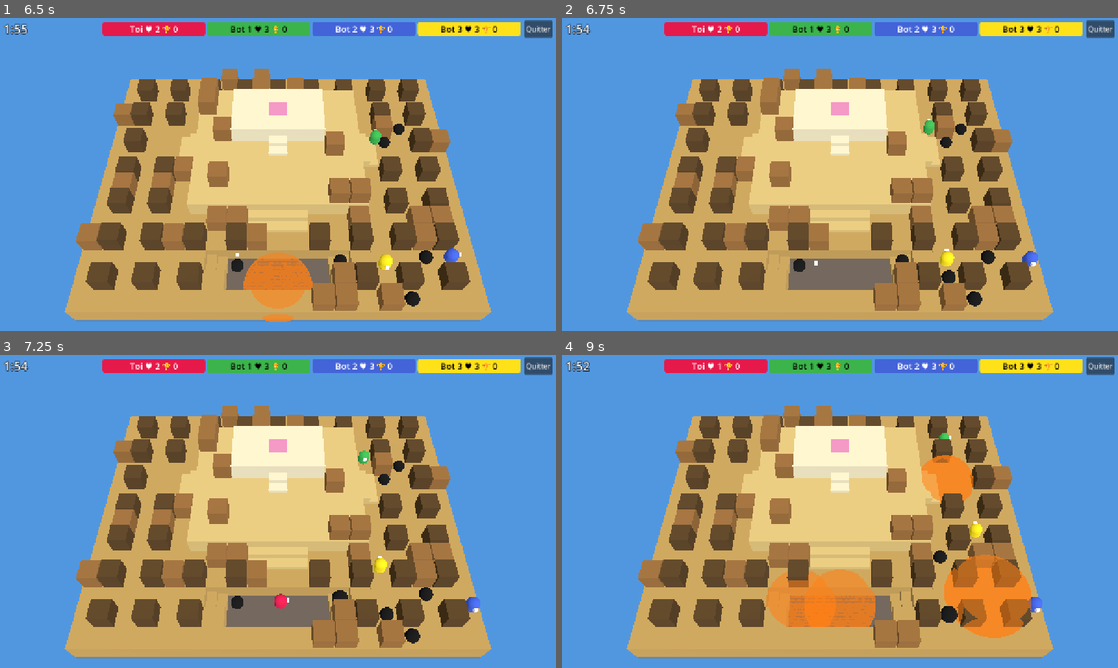
Above: before the commit, frames 1-4 (two rows, left to right).
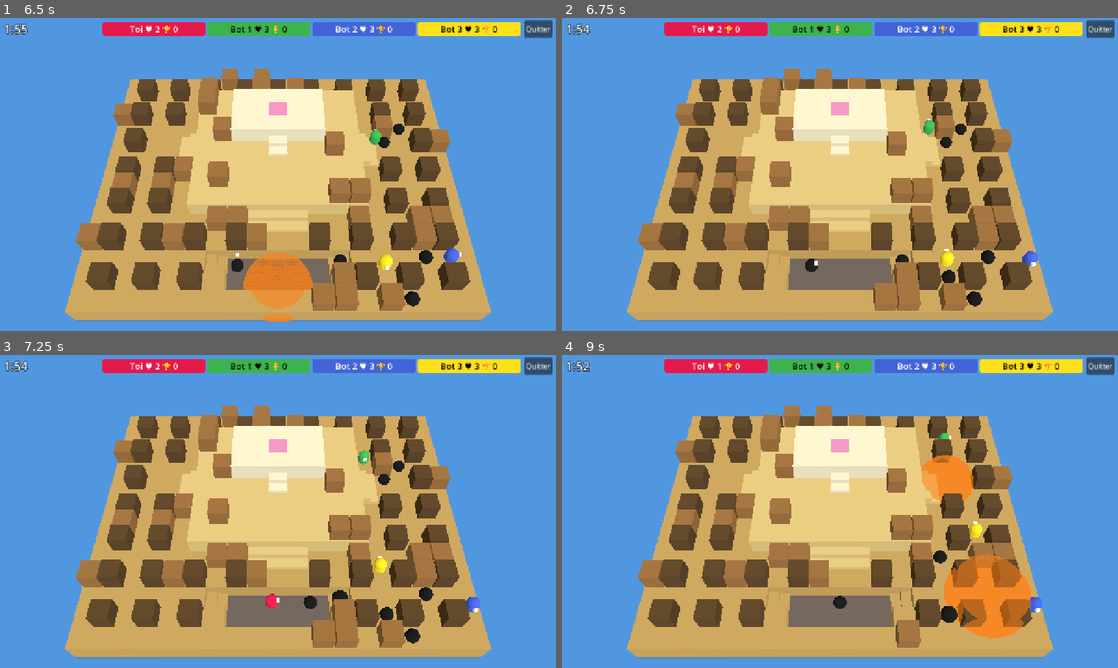
Above: after the commit, the same moments.

Repository: PaulDoazan/bomberman
Game: Godot game, scene res://src/ui/settings_screen.tscn
The game is run twice, just before and just after one commit, with the same random seed, the same clock (stepped at 60 frames per second) and the same inputs.
Inputs (mouse positions are in pixels of both pictures, inside the frame that each line leads up to):
- Up to frame 1 (6.5 s): click "Jouer" at 0.5 s; move the mouse to (250, 237) at 1.27 s; hold Space (place_bomb) 1.28-2.03 s; hold Up (move_up) 1.28-2.78 s; click (250, 237) at 1.42 s; move the mouse to (444, 221) at 2.02 s; right-click (444, 221) at 2.1 s; tap Space (place_bomb) at 2.3, 3.05, 3.6, 5.3, 6.05 s; move the mouse to (111, 127) at 2.77 s; press the mouse at (111, 127) at 2.78 s; hold Left (move_left) 2.78-4.28 s; move the mouse to (305, 174) at 3.52 s; release the mouse at (305, 174) at 3.53 s; click (305, 174) at 3.67 s; move the mouse to (194, 96) at 4.27 s; hold Down (move_down) 4.28-5.03 s; hold Space (place_bomb) 4.28-5.03 s; move the mouse to (400, 158) at 5.02 s; hold Right (move_right) 5.03-5.78 s; right-click (400, 158) at 5.1 s; move the mouse to (166, 190) at 5.77 s; press the mouse at (166, 190) at 5.78 s; hold Up (move_up) from 5.78 s (still down)
- Up to frame 2 (6.75 s): move the mouse to (895, 105) at 6.52 s; release Up (move_up) at 6.53 s; release the mouse at (895, 105) at 6.53 s; hold Right (move_right) from 6.53 s (still down); tap Space (place_bomb) at 6.6 s
- Up to frame 3 (7.25 s): keep holding Right (move_right)
- Up to frame 4 (9 s): move the mouse to (812, 574) at 7.27 s; hold Space (place_bomb) 7.28-8.03 s; move the mouse to (1006, 558) at 8.02 s; right-click (1006, 558) at 8.1 s; click (1006, 558) at 8.17 s; tap Space (place_bomb) at 8.3 s; move the mouse to (673, 464) at 8.77 s; release Right (move_right) at 8.78 s; press the mouse at (673, 464) at 8.78 s; hold Down (move_down) from 8.78 s (still down)

Frame 1 is identical in both runs. In frame 2, 0.1% of the frame differs, in the area x 41-46%, y 76-82%; in frame 3, 0.3%; in frame 4, 3.5%, in the area x 36-61%, y 65-94%.

Commit message:
Kick the bomb underfoot by placing a bomb again
Co-Authored-By: Claude Opus 5.5 (1M context) <noreply@anthropic.com>
Claude-Session: https://claude.ai/code/session_01VPhps17NVn3uxQFaWV6rT5

Diff:
--- a/src/sim/kick.gd
+++ b/src/sim/kick.gd
@@ -15,9 +15,13 @@
 	p.push_timer += SimConfig.DT
 	if p.push_timer + 1e-6 >= SimConfig.KICK_PUSH_TIME:
 		p.push_timer = 0.0
-		b.roll_dir = p.facing
-		b.roll_offset = 0.0
-		world.events.append({"type": "kick", "id": p.id, "bomb": b.id})
+		kick(world, p, b)
+
+# Sends b rolling in p's facing direction.
+static func kick(world: World, p: PlayerState, b: BombState) -> void:
+	b.roll_dir = p.facing
+	b.roll_offset = 0.0
+	world.events.append({"type": "kick", "id": p.id, "bomb": b.id})
 
 # The bomb in the cell ahead that the player's box is touching, if they cannot walk into it.
 static func _bomb_pushed(world: World, p: PlayerState) -> BombState:
@@ -42,8 +46,8 @@
 			continue
 		var nxt := b.cell + b.roll_dir
 		var off := b.roll_offset + SimConfig.KICK_SPEED * SimConfig.DT
-		if off >= 0.0 and not _can_roll(world, b.cell, nxt):
-			for p: PlayerState in _players_in(world, nxt):
+		if off >= 0.0 and not _can_roll(world, b, nxt):
+			for p: PlayerState in _players_in(world, nxt, b):
 				if p.stun_timer <= 0.0: # no stun-lock by kicking again into a stunned player
 					p.stun_timer = SimConfig.BOMB_HIT_STUN_TIME
 			b.roll_dir = Vector2i.ZERO
@@ -57,7 +61,8 @@
 
 # A bomb rolls on flat ground or off a ledge, never up, and stops before solids, bombs,
 # water and players.
-static func _can_roll(world: World, from: Vector2i, to: Vector2i) -> bool:
+static func _can_roll(world: World, b: BombState, to: Vector2i) -> bool:
+	var from := b.cell
 	var arena := world.arena
 	if not arena.in_bounds(to) or arena.is_solid(to):
 		return false
@@ -65,11 +70,14 @@
 		return false
 	if world.bomb_at(to) != null:
 		return false
-	return _players_in(world, to).is_empty()
+	return _players_in(world, to, b).is_empty()
 
-static func _players_in(world: World, c: Vector2i) -> Array[PlayerState]:
+# Players in c the bomb would hit; those standing on the bomb (its layer, its kicker) never count.
+static func _players_in(world: World, c: Vector2i, b: BombState) -> Array[PlayerState]:
 	var out: Array[PlayerState] = []
 	for p: PlayerState in world.players.values():
+		if p.id in b.passable_for:
+			continue
 		if p.life == PlayerState.Life.ALIVE and p.carried_by == -1 and Movement.box_overlaps_cell(p.pos, c):
 			out.append(p)
 	return out
--- a/src/sim/world.gd
+++ b/src/sim/world.gd
@@ -207,7 +207,13 @@
 	if not p.can_act() or p.held != PlayerState.Held.NONE:
 		return
 	var c := p.cell()
-	if not arena.in_bounds(c) or bomb_at(c) != null:
+	if not arena.in_bounds(c):
+		return
+	var under := bomb_at(c)
+	if under != null:
+		# Placing again while standing on a bomb kicks it away.
+		if under.roll_dir == Vector2i.ZERO:
+			Kick.kick(self, p, under)
 		return
 	var owned := 0
 	for b: BombState in bombs.values():
--- a/tests/test_kick.gd
+++ b/tests/test_kick.gd
@@ -93,3 +93,33 @@
 		w.step({0: shake})
 	assert_eq(w.players[0].stun_timer, 0.0, "réveillé plus tôt")
 	assert_almost(w.players[1].stun_timer, SimConfig.BOMB_HIT_STUN_TIME - 1.0, 0.05, "sans secouer")
+
+# Reposer une bombe en restant dessus kicke la première dans la direction du regard.
+func test_placing_again_on_a_bomb_kicks_it() -> void:
+	var w := _world(_lane(), [Vector2(2.5, 1.5)])
+	w.players[0].facing = Vector2i(1, 0)
+	var i := PlayerIntent.new(); i.place_bomb = true
+	w.step({0: i})
+	var b: BombState = w.bombs.values()[0]
+	b.fuse = 100.0
+	w.step({0: i})
+	assert_eq(w.bombs.size(), 1, "pas de deuxième bombe")
+	assert_eq(b.roll_dir, Vector2i(1, 0), "la bombe part")
+	_wait(w, 1.0)
+	assert_eq(b.cell, Vector2i(6, 1))
+
+# Reposer une bombe pour la kicker ne doit jamais assommer celui qui la kicke, même s'il
+# déborde sur la case de devant.
+func test_kicking_the_bomb_underfoot_never_stuns_the_kicker() -> void:
+	for dir: Vector2i in [Vector2i(1, 0), Vector2i(-1, 0), Vector2i(0, 1), Vector2i(0, -1)]:
+		var a := Fixtures.flat(9, 9)
+		var w := _world(a, [Vector2(4.5, 4.5) + Vector2(dir) * 0.3])
+		w.players[0].facing = dir
+		var i := PlayerIntent.new(); i.place_bomb = true
+		w.step({0: i})
+		var b: BombState = w.bombs.values()[0]
+		b.fuse = 100.0
+		w.step({0: i})
+		_wait(w, 1.0)
+		assert_eq(w.players[0].stun_timer, 0.0, "pas assommé (%s)" % dir)
+		assert_eq(b.cell, Vector2i(4, 4) + dir * 4, "la bombe est partie (%s)" % dir)
